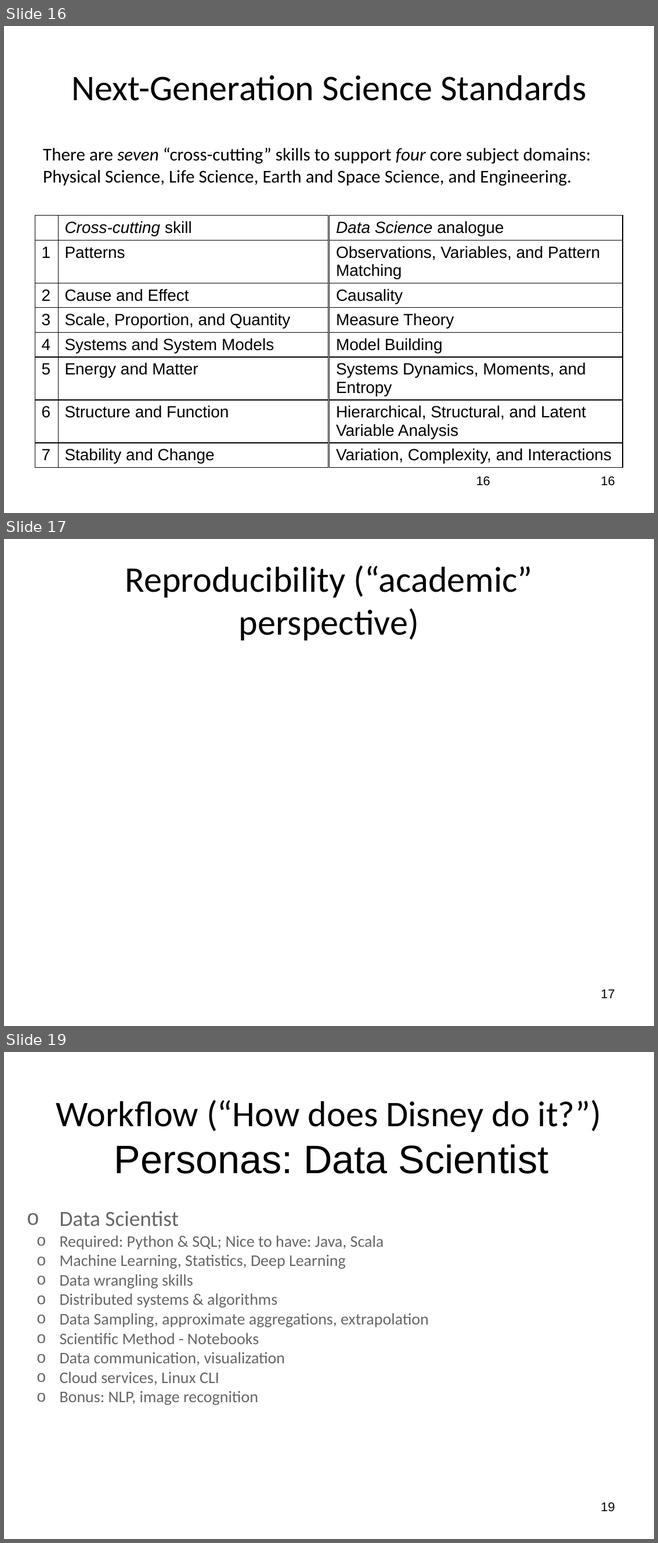
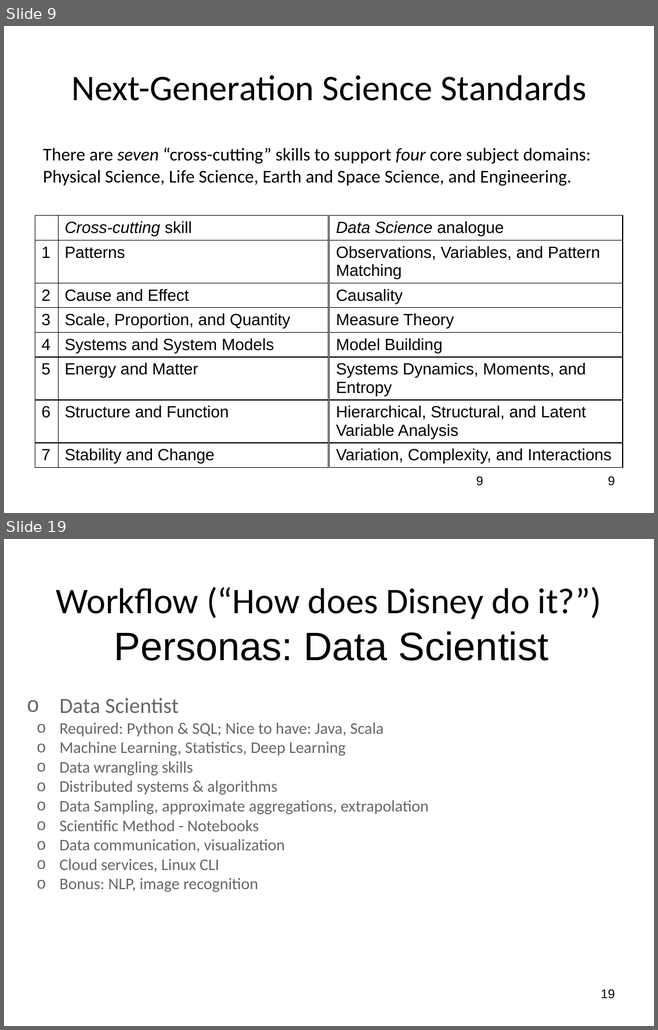
Before and after one commit to wsphd/datajam2018, a slide deck: dj2018.odp. Shown one above the other, each under a label of ours: slides 16, 17 and 19 before the commit, slides 9 and 19 after it; the slides between them are not shown. The pictures are 658x1543 and 658x1030 pixels, drawn with LibreOffice and Linux fonts; fonts in the diff are those of the drawing. Boxes give left, top, right and bottom in pixels: in the first picture for what was removed or moved away, otherwise in the second. Text is boxed around its words. In the diff, an @@ line names an element or a change of style, - is before the commit and + after.

```diff
--- a/dj2018.odp
+++ b/dj2018.odp
@@ slide 17 removed at (4,539,654,1026), background #FFFFFF @@
@@ title removed at (125,565,532,641) @@
-Reproducibility (“academic” perspective)
@@ page number removed at (600,990,614,998) @@
-17
@@ what was slide 16 is now slide 9 @@
@@ page number at (476,476,483,486): text changed @@
-16
+9
@@ page number at (608,476,615,486): text changed @@
-16
+9
```
Also in this commit, not shown: 8 slides changed, 4 slides added, 9 other slides removed, 1 other file.
